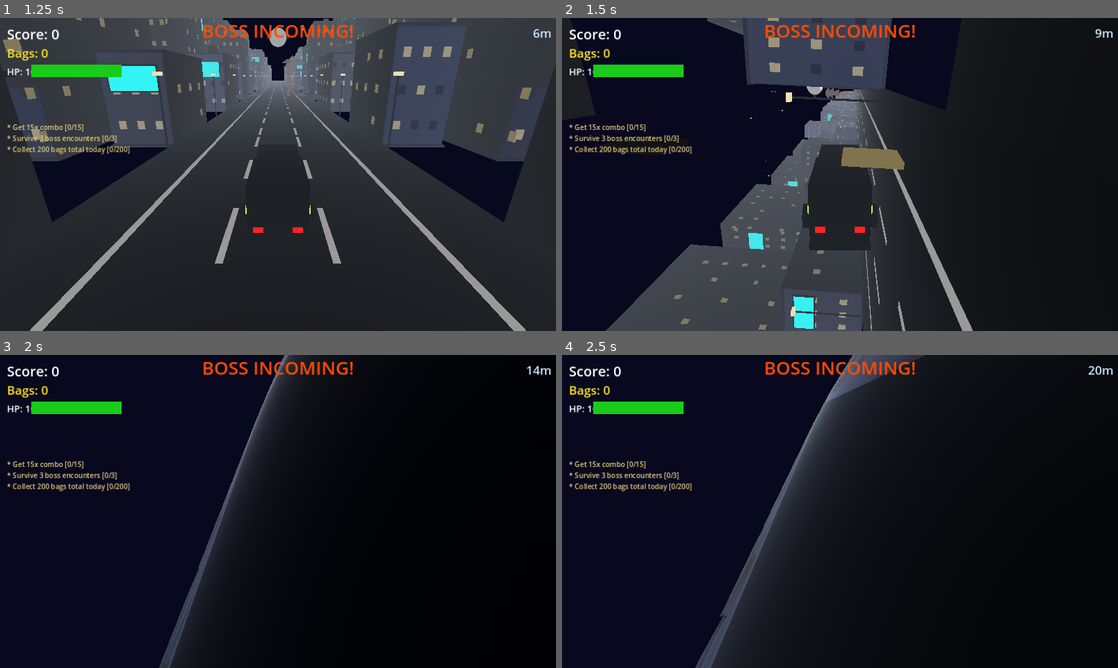
Above: before the commit, frames 1-4 (two rows, left to right).
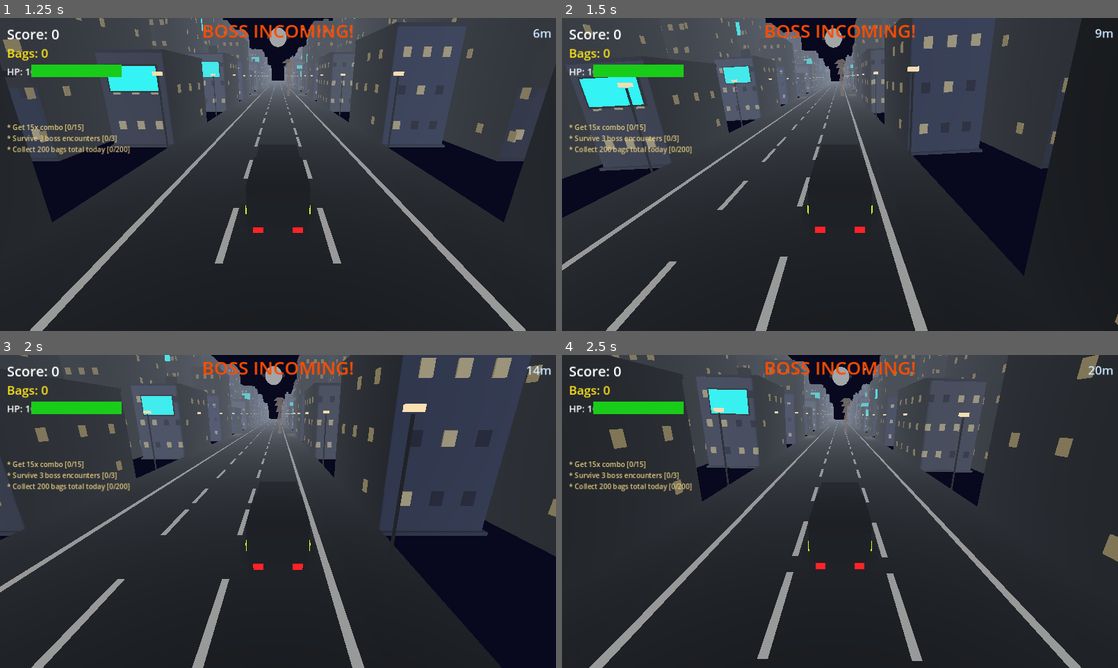
Above: after the commit, the same moments.

Repository: bhavyat81/runner
Game: Godot game, scene res://scenes/main_menu.tscn
The game is run twice, just before and just after one commit, with the same random seed, the same clock (stepped at 60 frames per second) and the same inputs.
Inputs (mouse positions are in pixels of both pictures, inside the frame that each line leads up to):
- Up to frame 1 (1.25 s): click "▶ PLAY" at 0.5 s
- Up to frame 2 (1.5 s): move the mouse to (962, 158) at 1.27 s; hold D (move_right) from 1.28 s (still down); click (962, 158) at 1.42 s
- Up to frame 3 (2 s): keep holding D (move_right); tap Space (jump) at 1.52 s
- Up to frame 4 (2.5 s): move the mouse to (728, 527) at 2.02 s; release D (move_right) at 2.03 s; hold A (move_left) from 2.03 s (still down); tap Space (jump) at 2.27 s

Frame 1 is identical in both runs. In frame 2, 64% of the frame differs, in the area x 0-100%, y 0-100%; in frame 3, 86%; in frame 4, 78%.

Commit message:
Fix truck spinning on lane change: proper tilt decay with snap-to-zero and clamp
Co-authored-by: bhavyat81 <233542359+bhavyat81@users.noreply.github.com>

Diff:
--- a/scripts/truck.gd
+++ b/scripts/truck.gd
@@ -15,6 +15,9 @@
 const TILT_Z_AMOUNT: float = 8.0   # lean on lane switch
 const TILT_X_JUMP: float = -5.0    # forward tilt on ascent
 const TILT_X_FALL: float = 5.0     # backward tilt on descent
+const TILT_SPEED: float = 8.0
+const TILT_RETURN_SPEED: float = 6.0
+const TILT_SNAP_THRESHOLD: float = 0.005
 
 var target_x: float = 0.0
 var is_dead: bool = false
@@ -22,6 +25,7 @@
 var _tween_active: bool = false
 var _jump_cooldown: float = 0.0
 var _squash_timer: float = 0.0
+var tilt_target: float = 0.0
 
 # Touch swipe detection
 var touch_start: Vector2 = Vector2.ZERO
@@ -35,6 +39,7 @@
 	current_lane = 1
 	target_x = LANES[current_lane]
 	position = Vector3(0.0, 0.0, 0.0)
+	rotation = Vector3.ZERO
 	add_to_group("truck")
 	_setup_truck_appearance()
 	_apply_skin(GameManager.selected_skin)
@@ -165,11 +170,19 @@
 		position.x = lerp(position.x, target_x, 10.0 * delta)
 
 	# Z tilt (lane change lean)
-	var tilt_z_target: float = 0.0
-	if _tween_active:
-		var dx: float = target_x - position.x
-		tilt_z_target = -sign(dx) * deg_to_rad(TILT_Z_AMOUNT)
-	rotation.z = lerp(rotation.z, tilt_z_target, 0.15 / delta if delta > 0 else 1.0)
+	# --- FIX: Tilt logic that properly returns to zero ---
+	# First, decay tilt_target toward zero
+	tilt_target = lerp(tilt_target, 0.0, TILT_RETURN_SPEED * delta)
+	if absf(tilt_target) < TILT_SNAP_THRESHOLD:
+		tilt_target = 0.0
+
+	# Then move rotation.z toward the (now-decaying) tilt_target
+	rotation.z = lerp(rotation.z, tilt_target, TILT_SPEED * delta)
+	if absf(rotation.z) < TILT_SNAP_THRESHOLD:
+		rotation.z = 0.0
+
+	# Clamp rotation.z to prevent runaway spinning
+	rotation.z = clampf(rotation.z, -deg_to_rad(TILT_Z_AMOUNT) * 2.0, deg_to_rad(TILT_Z_AMOUNT) * 2.0)
 
 	# X tilt (jump lean)
 	var tilt_x_target: float = 0.0
@@ -211,6 +224,7 @@
 		return
 	current_lane = new_lane
 	target_x = LANES[current_lane]
+	tilt_target = float(-direction) * deg_to_rad(TILT_Z_AMOUNT)
 	_tween_active = true
 	var tween := create_tween()
 	tween.set_ease(Tween.EASE_OUT)
@@ -230,4 +244,5 @@
 	if is_dead or invincible:
 		return
 	is_dead = true
+	rotation.z = 0.0
 	died.emit()
